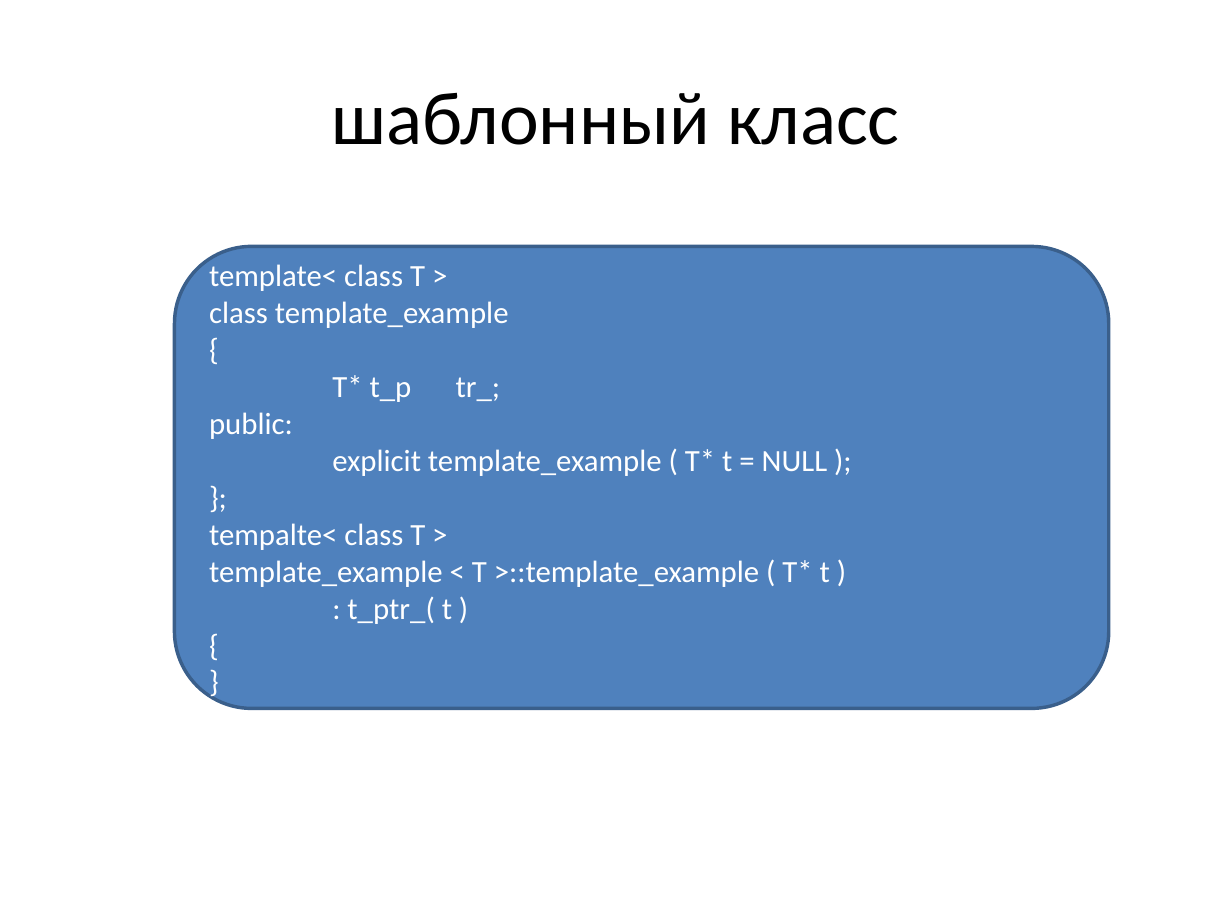
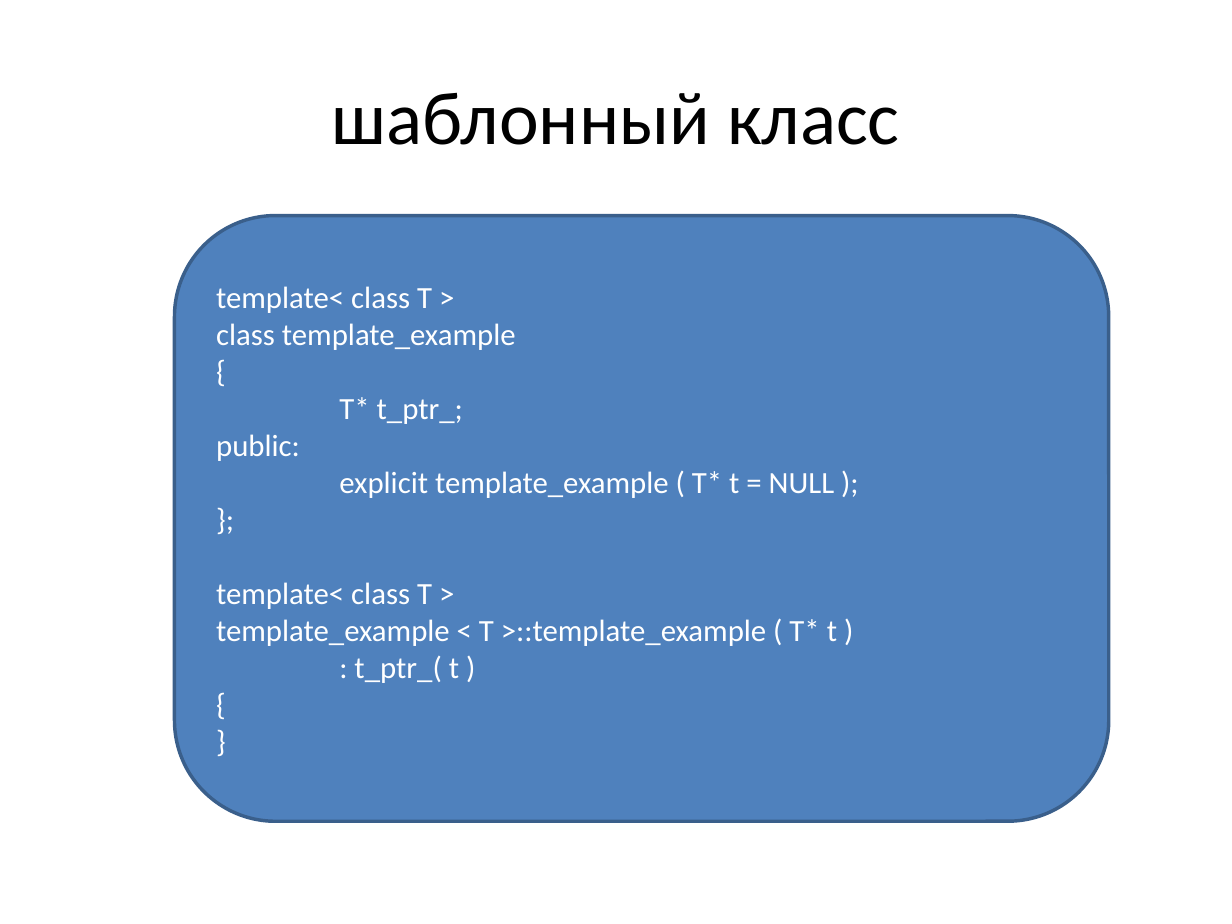
Before and after one commit to tscherkas/cpp_craft_1013, a slide deck: slide 5 of lections/cpp_craft_lec_5_pre.pptx. Drawn at 1232x924 pixels with LibreOffice and Linux fonts; fonts in the diff are those of the drawing. Boxes give left, top, right and bottom in pixels: in the first picture for what was removed or moved away, otherwise in the second. Text is boxed around its words. In the diff, an @@ line names an element or a change of style, - is before the commit and + after.

```diff
--- a/lections/cpp_craft_lec_5_pre.pptx
+++ b/lections/cpp_craft_lec_5_pre.pptx
@@ rounded rectangle "template< class T >" resized from (x1=175, y1=246, x2=1109, y2=708) to (x1=175, y1=216, x2=1109, y2=822) @@
@@ text in rounded rectangle at (x1=339, y1=397, x2=463, y2=424): spaces changed @@
-T* t_p tr_;
+T* t_ptr_;
@@ text in rounded rectangle at (x1=216, y1=582, x2=432, y2=609): text changed @@
-tempalte< class T >
+template< class T >
```
Also in this commit, not shown: 8 other slides changed, 4 other files.
